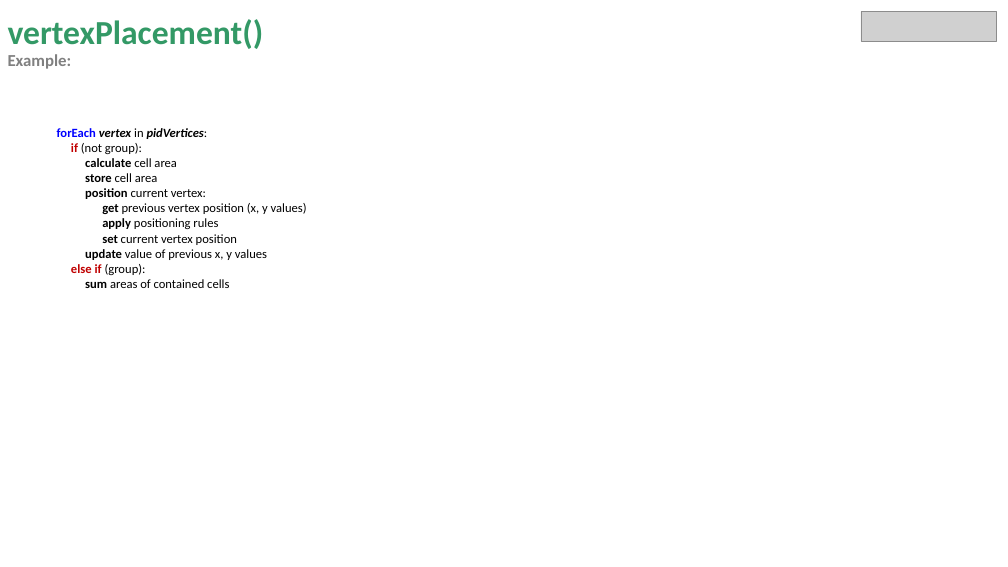
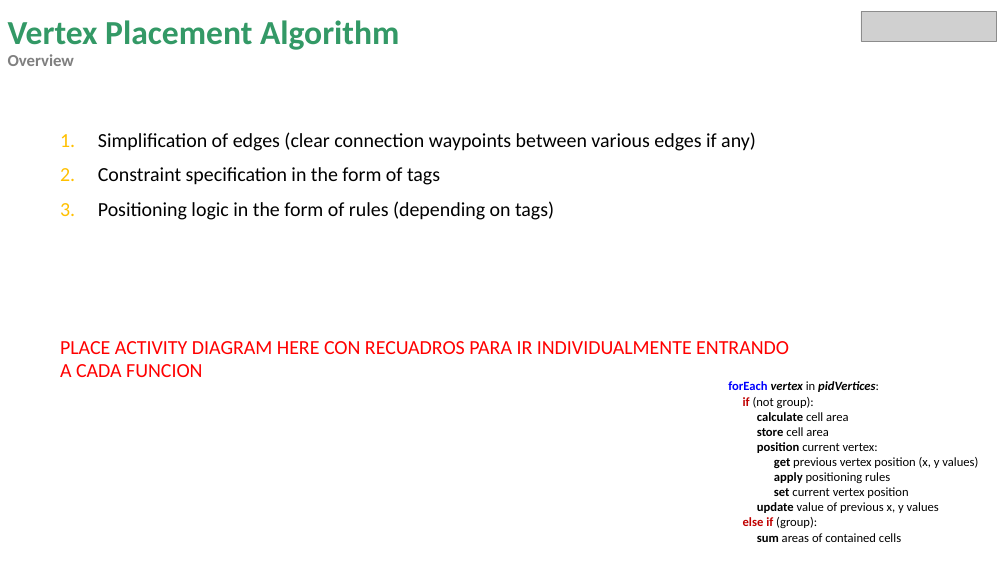
Before and after one commit to miguelrk/tum-mw-bachelorarbeit, a slide deck: slide 4 of 3 Entwicklungsphase/weekly_meeting_14.pptx (slide 7 before the commit). Drawn at 1008x567 pixels with LibreOffice and Linux fonts; fonts in the diff are those of the drawing; grey boxes stand for pictures. Boxes give left, top, right and bottom in pixels: in the first picture for what was removed or moved away, otherwise in the second. Text is boxed around its words. In the diff, an @@ line names an element or a change of style, - is before the commit and + after.

```diff
--- a/3 Entwicklungsphase/weekly_meeting_14.pptx
+++ b/3 Entwicklungsphase/weekly_meeting_14.pptx
@@ title at [8, 20, 399, 66]: text changed @@
-vertexPlacement()
-Example:
+Vertex Placement Algorithm
+Overview
@@ text added at [60, 132, 789, 377], 19 pt, text #000000 @@
+1. Simplification of edges (clear connection waypoints between various edges if any)
+2. Constraint specification in the form of tags
+3. Positioning logic in the form of rules (depending on tags)
+PLACE ACTIVITY DIAGRAM HERE CON RECUADROS PARA IR INDIVIDUALMENTE ENTRANDO A CADA FUNCION
@@ text "forEach vertex in pidVertices:": place and size @@
-text "forEach vertex in pidVertices:" at [57, 128, 307, 288]
+text "forEach vertex in pidVertices:" at [728, 381, 978, 542]
```
Also in this commit, not shown: 5 other slides changed, 2 slides added, 3 slides removed, 11 other files.
